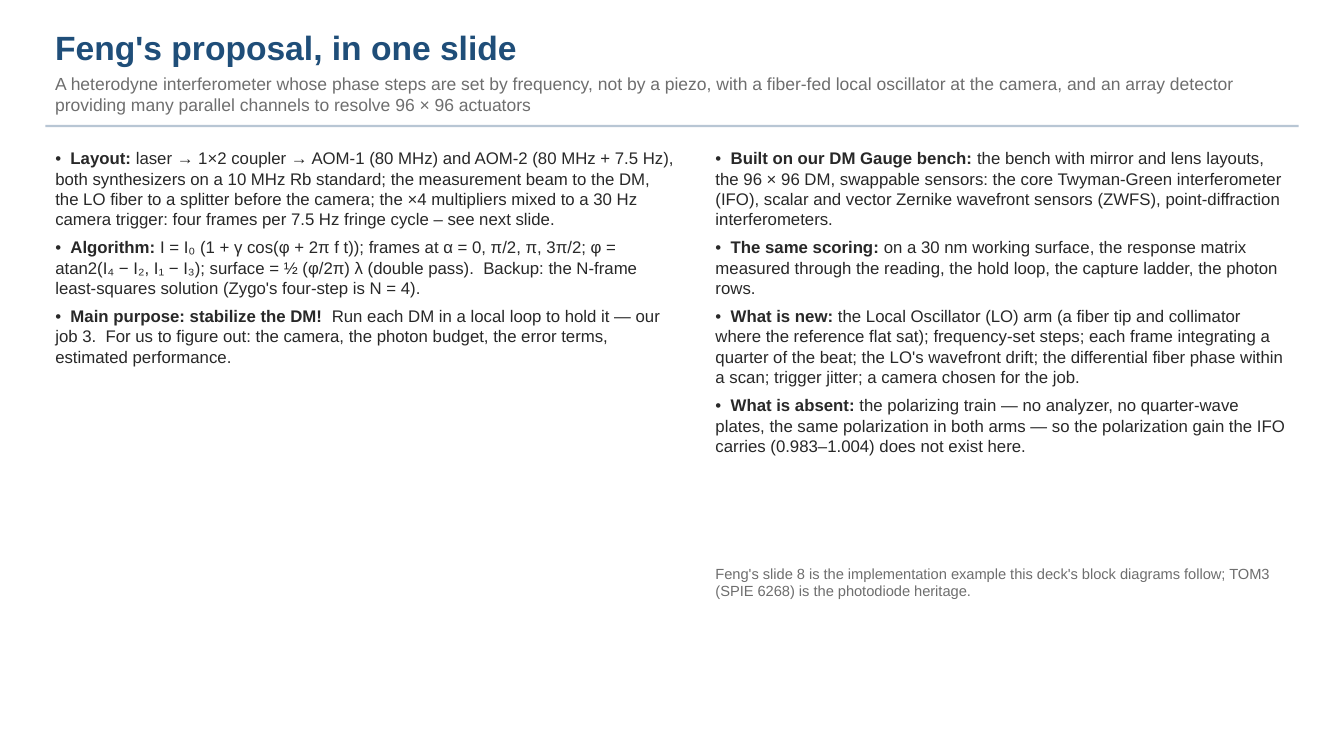
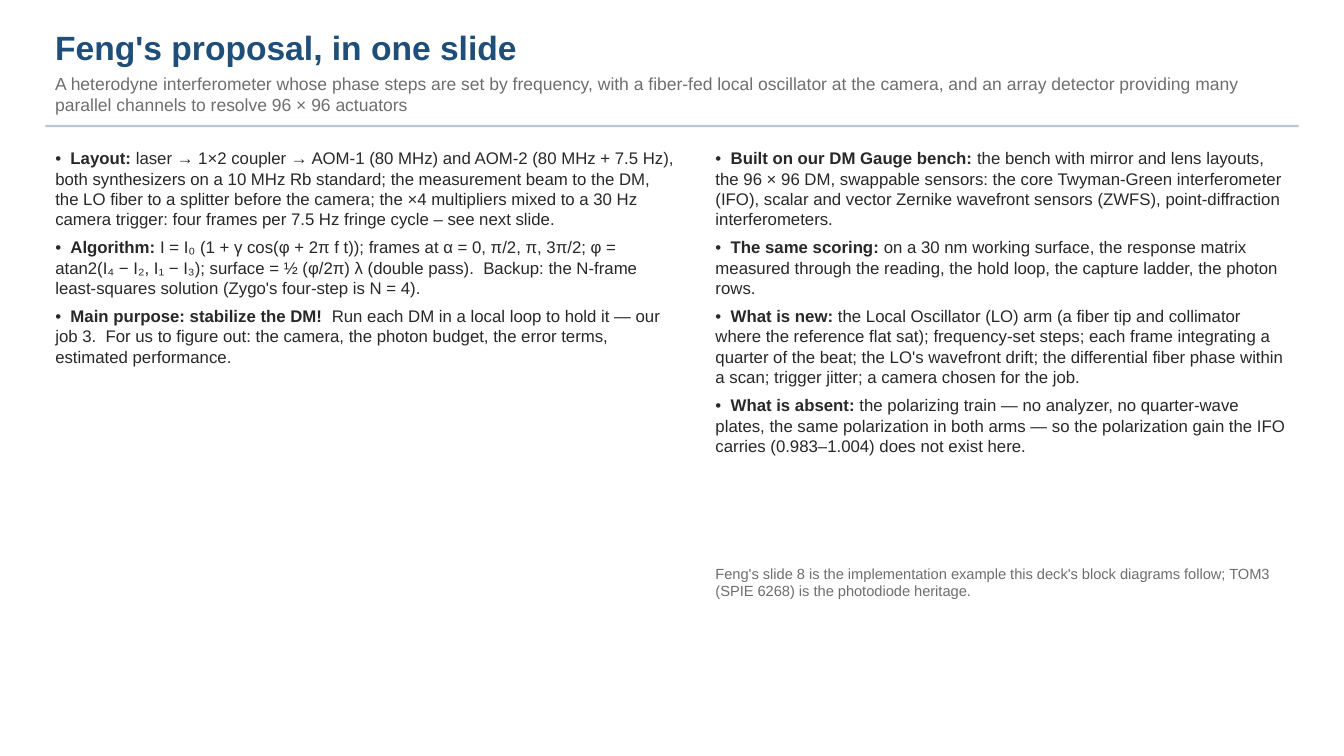
Before and after one commit to nasa-jpl/macos, a slide deck: slide 2 of demo_session/deck_cophi.pptx. Drawn at 1344x756 pixels with LibreOffice and Linux fonts; fonts in the diff are those of the drawing. Boxes give left, top, right and bottom in pixels: in the first picture for what was removed or moved away, otherwise in the second. Text is boxed around its words. In the diff, an @@ line names an element or a change of style, - is before the commit and + after.

```diff
--- a/demo_session/deck_cophi.pptx
+++ b/demo_session/deck_cophi.pptx
@@ text at (55,77,1238,115): text changed @@
-A heterodyne interferometer whose phase steps are set by frequency, not by a piezo, with a fiber-fed local oscillator at the camera, and an array detector providing many parallel channels to resolve 96 × 96 actuators
+A heterodyne interferometer whose phase steps are set by frequency, with a fiber-fed local oscillator at the camera, and an array detector providing many parallel channels to resolve 96 × 96 actuators
```
Also in this commit, not shown: 5 other slides changed, 1 slide added, 13 other files.
